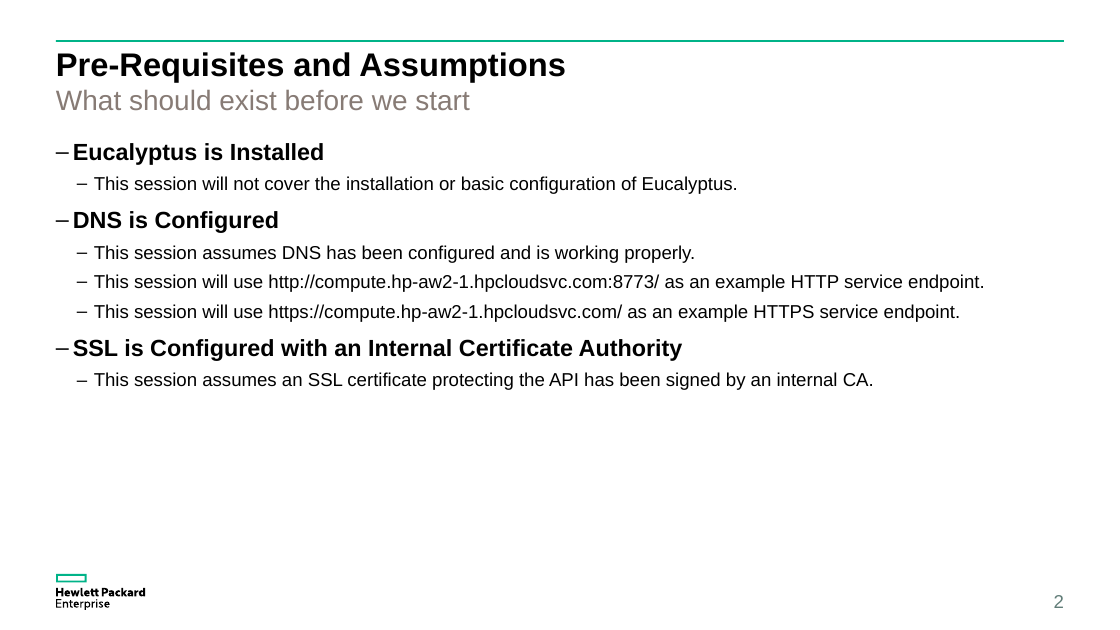
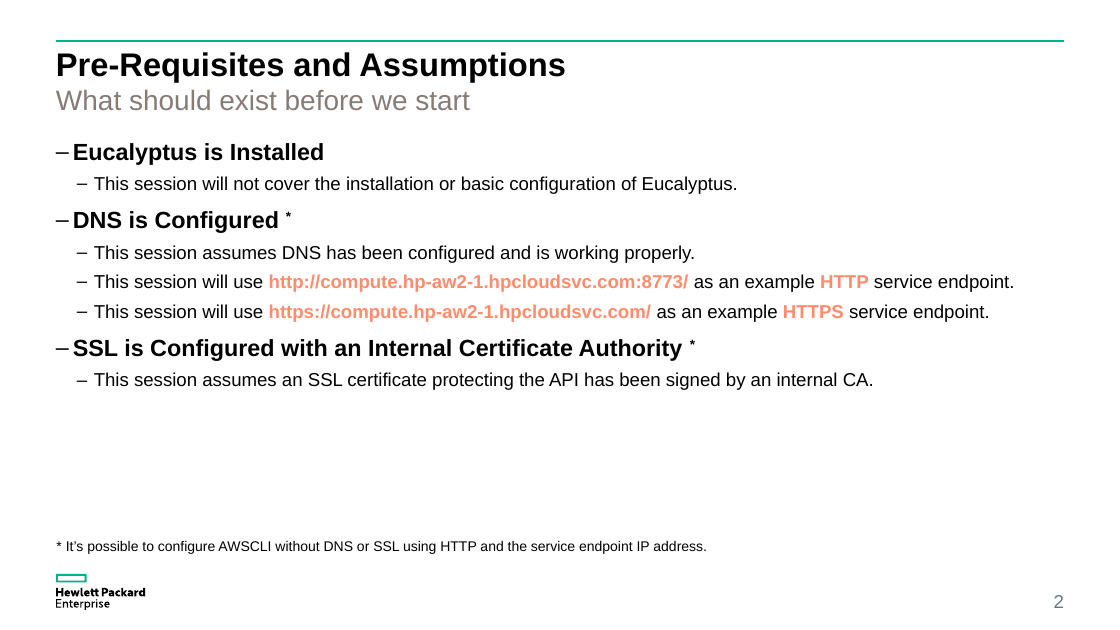
Before and after one commit to eucalyptus/euca-demo, a slide deck: slide 2 of demos/demo-90-configure-management-workstation/docs/demo-90-configure-management-workstation-short.pptx. Drawn at 1120x630 pixels with LibreOffice and Linux fonts; fonts in the diff are those of the drawing. Boxes give left, top, right and bottom in pixels: in the first picture for what was removed or moved away, otherwise in the second. Text is boxed around its words. In the diff, an @@ line names an element or a change of style, - is before the commit and + after.

```diff
--- a/demos/demo-90-configure-management-workstation/docs/demo-90-configure-management-workstation-short.pptx
+++ b/demos/demo-90-configure-management-workstation/docs/demo-90-configure-management-workstation-short.pptx
@@ text at [94, 274, 1015, 322]: text colour #000000 to #FF8D6D, bold on in "http://compute.hp-aw2-1.hpcloudsvc.com:8773/ HTTP", "https://compute.hp-aw2-1.hpcloudsvc.com/ HTTPS" @@
@@ text added at [66, 541, 707, 554], 12 pt, text #000000 @@
+* It’s possible to configure AWSCLI without DNS or SSL using HTTP and the service endpoint IP address.
```
Also in this commit, not shown: 6 other slides changed, 2 other files.
